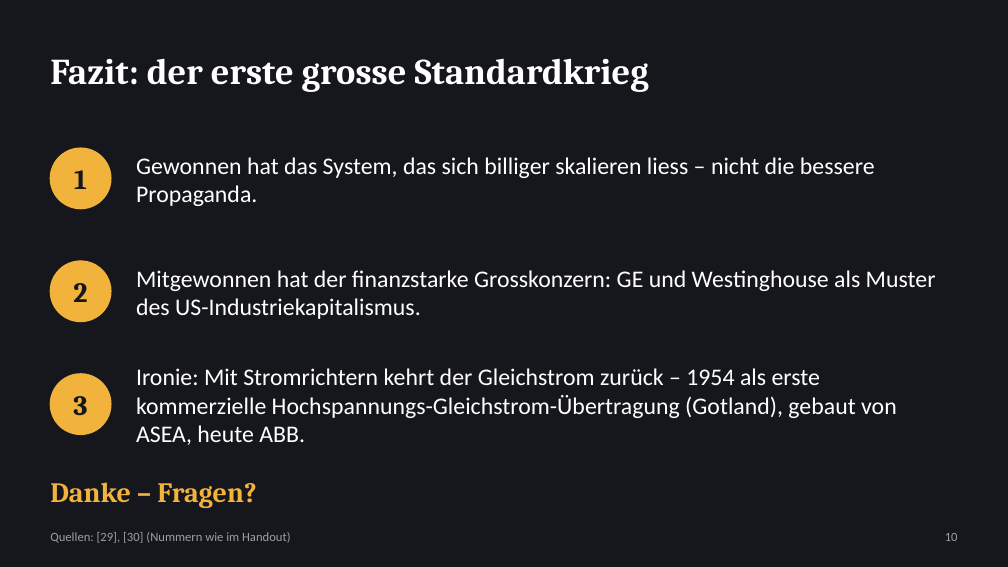
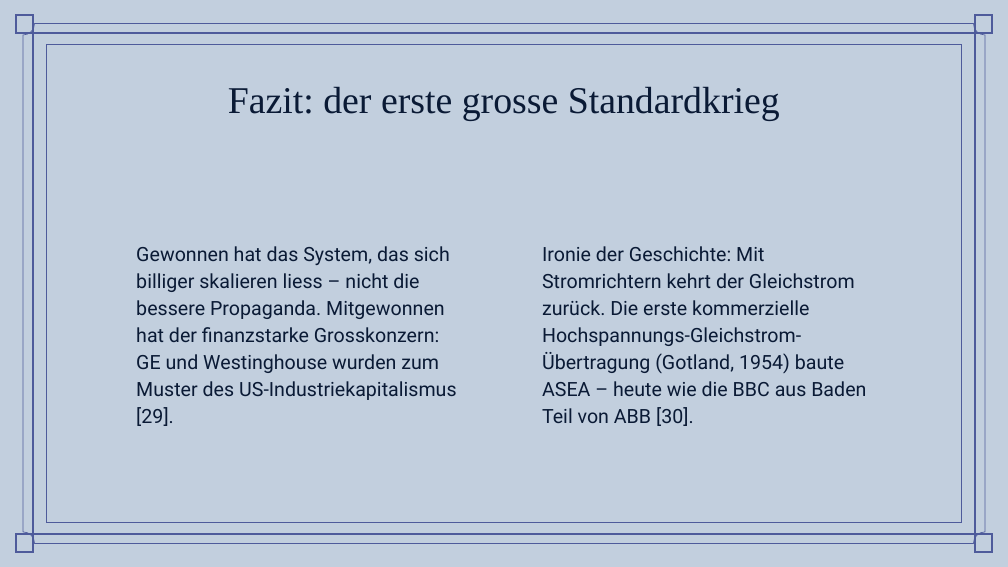
Before and after one commit to simonbruder-hub/Edison_vs_Westinghouse, a slide deck: slide 11 of abgabe/Praesentation_Stromkrieg_Bruder.pptx (slide 10 before the commit). Drawn at 1008x567 pixels with LibreOffice and Linux fonts; fonts in the diff are those of the drawing; background and template pictures are left out. Boxes give left, top, right and bottom in pixels: in the first picture for what was removed or moved away, otherwise in the second. Text is boxed around its words. In the diff, an @@ line names an element or a change of style, - is before the commit and + after.

```diff
--- a/abgabe/Praesentation_Stromkrieg_Bruder.pptx
+++ b/abgabe/Praesentation_Stromkrieg_Bruder.pptx
@@ background #15171C to picture (left out) @@
@@ title "Fazit: der erste grosse Standardkrieg": place and size @@
-title "Fazit: der erste grosse Standardkrieg" at [50, 58, 649, 92]
+title "Fazit: der erste grosse Standardkrieg" at [228, 86, 780, 121]
@@ title "Fazit: der erste grosse Standardkrieg" at [228, 86, 780, 121]: size 26 to 27 pt, font Cambria to Times New Roman, text colour #FFFFFF to #0A1A35, bold off; alignment left to centre; vertical alignment middle to top @@
@@ ellipse removed at [50, 148, 111, 209] @@
@@ text removed at [74, 170, 87, 189] @@
-1
@@ text removed at [136, 157, 875, 206] @@
-Gewonnen hat das System, das sich billiger skalieren liess – nicht die bessere Propaganda.
@@ ellipse removed at [50, 261, 111, 322] @@
@@ subtitle added at [136, 246, 457, 426], 14 pt, text #0A1A35 @@
+Gewonnen hat das System, das sich billiger skalieren liess – nicht die bessere Propaganda. Mitgewonnen hat der finanzstarke Grosskonzern: GE und Westinghouse wurden zum Muster des US-Industriekapitalismus [29].
@@ subtitle added at [542, 246, 866, 426], 14 pt, text #0A1A35 @@
+Ironie der Geschichte: Mit Stromrichtern kehrt der Gleichstrom zurück. Die erste kommerzielle Hochspannungs-Gleichstrom-Übertragung (Gotland, 1954) baute ASEA – heute wie die BBC aus Baden Teil von ABB [30].
@@ text removed at [73, 283, 87, 302] @@
-2
@@ text removed at [136, 270, 936, 319] @@
-Mitgewonnen hat der finanzstarke Grosskonzern: GE und Westinghouse als Muster des US-Industriekapitalismus.
@@ ellipse removed at [50, 374, 111, 434] @@
@@ text removed at [136, 368, 897, 445] @@
-Ironie: Mit Stromrichtern kehrt der Gleichstrom zurück – 1954 als erste kommerzielle Hochspannungs-Gleichstrom-Übertragung (Gotland), gebaut von ASEA, heute ABB.
@@ text removed at [73, 396, 87, 416] @@
-3
@@ text removed at [50, 482, 256, 508] @@
-Danke – Fragen?
@@ text removed at [50, 532, 290, 543] @@
-Quellen: [29], [30] (Nummern wie im Handout)
@@ text removed at [945, 533, 958, 541] @@
-10
@@ group added at [16, 15, 992, 551]: 7 freeform shapes @@
```
Also in this commit, not shown: 7 other slides changed, 5 slides added, 3 slides removed, 5 other files.
